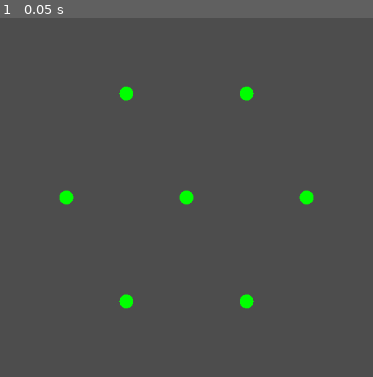
Above: before the commit, frame 1.
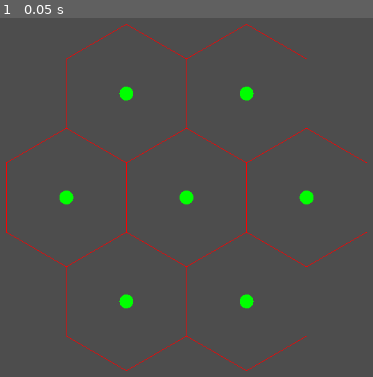
Above: after the commit, the same moment.

Repository: LeoBasov/hex-grid-godot
Game: Godot game, scene res://test/test.tscn
The game is run twice, just before and just after one commit, with the same random seed, the same clock (stepped at 60 frames per second) and the same inputs.
Inputs:
- Up to frame 1 (0.05 s): no input

The runs differ from the first frame. In frame 1, 1.6% of the frame differs, in the area x 1-99%, y 1-99%.

Commit message:
added point generation

Diff:
--- a/grid/hex_cell.gd
+++ b/grid/hex_cell.gd
@@ -2,6 +2,7 @@
 
 var r: int
 var q: int
+var vertices: Array
 
 func _init(r_: int, q_: int, size: float):
 	r = r_
@@ -9,3 +10,10 @@
 
 	position.x += sqrt(3) * size * r + 0.5 * sqrt(3) * size * q
 	position.y += (3.0/2.0) * size * q
+
+	vertices.resize(6)
+
+func pointy_hex_corner(size, i):
+	var angle_deg = -60 * i - 30
+	var angle_rad = PI / 180 * angle_deg
+	return Vector2(position.x + size * cos(angle_rad), position.y + size * sin(angle_rad))
--- a/grid/hex_grid.gd
+++ b/grid/hex_grid.gd
@@ -2,11 +2,14 @@
 
 @export var size: float = 100.0
 var cell_map: Array[Array]
-var n_circle
+var n_circle: int
 
 func _draw():
 	for child in get_children():
 		draw_circle(child.position, 10.0, Color.GREEN)
+
+		for i in range(1, 6):
+			draw_line(child.pointy_hex_corner(size, i - 1), child.pointy_hex_corner(size, i), Color.RED)
 
 func build(n_circle_: int) -> void:
 	var cell
